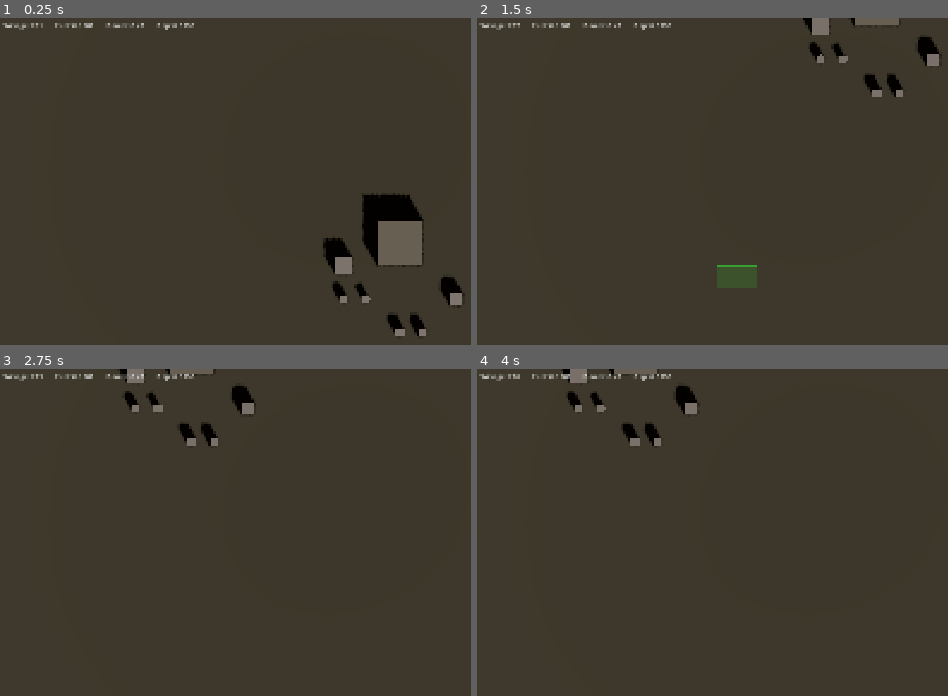
Above: before the commit, frames 1-4 (two rows, left to right).
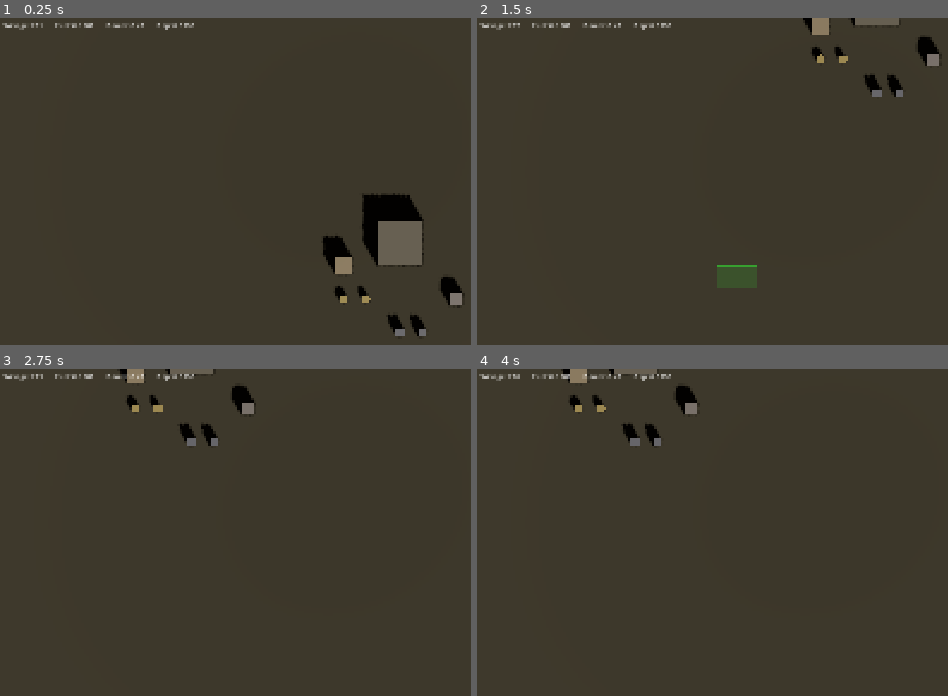
Above: after the commit, the same moments.

Repository: Alkhalim/DrossFront
Game: Godot game, scene res://scenes/test_arena.tscn
The game is run twice, just before and just after one commit, with the same random seed, the same clock (stepped at 60 frames per second) and the same inputs.
Inputs (mouse positions are in pixels of both pictures, inside the frame that each line leads up to):
- Up to frame 1 (0.25 s): no input
- Up to frame 2 (1.5 s): tap Enter at 0.5 s; move the mouse to (outside the picture) at 0.52 s; hold S (camera_pan_down) 0.53-1.25 s; click (outside the picture) at 0.67 s; drag from (717, 266) to (834, 331) at 1.27 s
- Up to frame 3 (2.75 s): move the mouse to (outside the picture) at 2.02 s; hold D (camera_pan_right) from 2.03 s (still down); click (outside the picture) at 2.17 s
- Up to frame 4 (4 s): release D (camera_pan_right) at 2.75 s; drag from (834, 682) to (637, 525) at 2.77 s; move the mouse to (outside the picture) at 3.52 s; tap Q at 3.6 s; click (outside the picture) at 3.67 s

The runs differ from the first frame. In frame 1, 0.2% of the frame differs, in the area x 68-88%, y 66-93%; in frame 2, 0.1%; in frame 3, 0.1%; in frame 4, 0.1%.
Error before the commit: Invalid access to property or key 'surface_material_override' on a base object of type 'MeshInstance3D'. (res://scripts/unit.gd:123)
Error after the commit: Invalid access to property or key 'surface_material_override' on a base object of type 'MeshInstance3D'. (res://scripts/wreck.gd:30)

Commit message:
Fix building selection and unit obstacle avoidance
Building selection:
- Fix potential parse error in building.gd (not x in y precedence)
- Fix ternary expression that may not parse in 4.6.1
- Replace footprint projection with simpler screen-distance check
- Add fallback: scan scene children if buildings group is empty
  (handles case where building.gd fails to load as typed class)
- Remove is_constructed gate on selection — allow selecting
  under-construction buildings too
- Add debug print if building script type check fails

Unit movement:
- Detect when stuck against obstacle (barely moving toward target)
- After 0.15s stuck, steer perpendicular to try to go around
- Face actual velocity direction instead of target direction

Code cleanup:
- Add public accessors get_selected_units(), get_buildable_stats()
- HUD uses public accessors instead of private member access

Co-Authored-By: Claude Opus 4.6 (1M context) <noreply@anthropic.com>

Diff:
--- a/scripts/building.gd
+++ b/scripts/building.gd
@@ -91,7 +91,7 @@
 func queue_unit(unit_stats: UnitStatResource) -> bool:
 	if not is_constructed:
 		return false
-	if not unit_stats in stats.producible_units:
+	if not (unit_stats in stats.producible_units):
 		return false
 	_build_queue.append(unit_stats)
 	return true
@@ -118,7 +118,11 @@
 	var unit: Unit = unit_scene.instantiate() as Unit
 	unit.stats = unit_stats
 
-	var spawn_pos: Vector3 = _spawn_marker.global_position if _spawn_marker else global_position
+	var spawn_pos: Vector3
+	if _spawn_marker:
+		spawn_pos = _spawn_marker.global_position
+	else:
+		spawn_pos = global_position
 	spawn_pos += Vector3(randf_range(-1.0, 1.0), 0, randf_range(-1.0, 1.0))
 
 	get_tree().current_scene.get_node("Units").add_child(unit)
--- a/scripts/hud.gd
+++ b/scripts/hud.gd
@@ -57,7 +57,7 @@
 		return
 
 	var building: Building = _selection_manager.get_selected_building()
-	var unit_count: int = _selection_manager._selected_units.size()
+	var unit_count: int = _selection_manager.get_selected_units().size()
 
 	if building and building.stats:
 		_show_building_panel(building)
@@ -133,7 +133,7 @@
 	_bottom_panel.visible = true
 	_last_selected_building = null
 
-	var units: Array[Unit] = _selection_manager._selected_units
+	var units: Array[Unit] = _selection_manager.get_selected_units()
 
 	if units.size() != _last_selected_unit_count:
 		_last_selected_unit_count = units.size()
@@ -196,7 +196,7 @@
 	if not _selection_manager:
 		return
 
-	var buildable: Array[BuildingStatResource] = _selection_manager._buildable_stats
+	var buildable: Array[BuildingStatResource] = _selection_manager.get_buildable_stats()
 	for i: int in buildable.size():
 		var bstat: BuildingStatResource = buildable[i]
 		var btn := Button.new()
@@ -207,5 +207,5 @@
 
 
 func _on_build_button(index: int) -> void:
-	if _selection_manager and index < _selection_manager._buildable_stats.size():
-		_selection_manager.start_build_placement(_selection_manager._buildable_stats[index])
+	if _selection_manager and index < _selection_manager.get_buildable_stats().size():
+		_selection_manager.start_build_placement(_selection_manager.get_buildable_stats()[index])
--- a/scripts/selection_manager.gd
+++ b/scripts/selection_manager.gd
@@ -132,7 +132,7 @@
 	else:
 		# Try selecting a building
 		var building := _find_building_at(event.position)
-		if building and building.is_constructed:
+		if building:
 			if not shift:
 				_clear_selection()
 			_select_building(building)
@@ -199,6 +199,14 @@
 		_selected_units[i].command_move(ground_pos + offset)
 
 
+func get_selected_units() -> Array[Unit]:
+	return _selected_units
+
+
+func get_buildable_stats() -> Array[BuildingStatResource]:
+	return _buildable_stats
+
+
 func _add_to_selection(unit: Unit) -> void:
 	if unit in _selected_units:
 		return
@@ -256,50 +264,53 @@
 ## --- Building Selection ---
 
 func _find_building_at(screen_pos: Vector2) -> Building:
-	## Project each building's footprint corners to screen space and check if
-	## the click falls within. No raycasts — pure screen-space math.
+	## Find a building under the click by checking screen-space distance.
+	## Uses the same unproject_position method proven to work for unit selection.
 	var nearest: Building = null
 	var nearest_dist: float = INF
 
+	# Try typed group first, fall back to checking all StaticBody3D children
 	var buildings: Array[Node] = get_tree().get_nodes_in_group("buildings")
+
+	# Fallback: if no nodes in group, scan scene children directly
+	if buildings.is_empty():
+		var scene: Node = get_tree().current_scene
+		for child: Node in scene.get_children():
+			if child.has_method("get_queue_size"):
+				buildings.append(child)
+
 	for node: Node in buildings:
-		var building: Building = node as Building
-		if not building or not building.stats:
+		# Accept any node that has the building interface
+		if not node.has_method("get_queue_size"):
 			continue
-
-		if _is_screen_pos_in_building(screen_pos, building):
-			var screen_center := _camera.unproject_position(building.global_position)
-			var dist: float = screen_pos.distance_to(screen_center)
-			if dist < nearest_dist:
-				nearest_dist = dist
-				nearest = building
+		if not ("stats" in node) or node.get("stats") == null:
+			continue
+
+		var bstats: BuildingStatResource = node.get("stats") as BuildingStatResource
+		if not bstats:
+			continue
+
+		# Project building center to screen space
+		var screen_center: Vector2 = _camera.unproject_position(node.global_position)
+
+		# Compute pixel-space radius from the building's footprint
+		var half_size: float = maxf(bstats.footprint_size.x, bstats.footprint_size.z) * 0.5
+		var screen_edge: Vector2 = _camera.unproject_position(
+			node.global_position + Vector3(half_size, 0, 0)
+		)
+		var pixel_radius: float = absf(screen_edge.x - screen_center.x) * 1.2
+
+		var dist: float = screen_pos.distance_to(screen_center)
+		if dist <= pixel_radius and dist < nearest_dist:
+			nearest_dist = dist
+			nearest = node as Building
+			# If typed cast fails, try duck-typing approach
+			if not nearest:
+				# Node has building interface but isn't typed as Building
+				# This means building.gd failed to load — flag it
+				print_debug("Building script not loaded on node: ", node.name)
 
 	return nearest
-
-
-func _is_screen_pos_in_building(screen_pos: Vector2, building: Building) -> bool:
-	## Check if a screen position falls within a building's projected footprint.
-	var half_x: float = building.stats.footprint_size.x * 0.5
-	var half_z: float = building.stats.footprint_size.z * 0.5
-	var bpos: Vector3 = building.global_position
-
-	# Project the four ground-level corners of the footprint to screen space
-	var corners: Array[Vector2] = [
-		_camera.unproject_position(bpos + Vector3(-half_x, 0, -half_z)),
-		_camera.unproject_position(bpos + Vector3(half_x, 0, -half_z)),
-		_camera.unproject_position(bpos + Vector3(half_x, 0, half_z)),
-		_camera.unproject_position(bpos + Vector3(-half_x, 0, half_z)),
-	]
-
-	# Build a screen-space bounding rect from the corners
-	var min_pt: Vector2 = corners[0]
-	var max_pt: Vector2 = corners[0]
-	for i: int in range(1, 4):
-		min_pt = Vector2(minf(min_pt.x, corners[i].x), minf(min_pt.y, corners[i].y))
-		max_pt = Vector2(maxf(max_pt.x, corners[i].x), maxf(max_pt.y, corners[i].y))
-
-	var screen_rect := Rect2(min_pt, max_pt - min_pt)
-	return screen_rect.has_point(screen_pos)
 
 
 func _select_building(building: Building) -> void:
--- a/scripts/unit.gd
+++ b/scripts/unit.gd
@@ -59,6 +59,10 @@
 	velocity = Vector3.ZERO
 
 
+var _stuck_timer: float = 0.0
+var _last_position: Vector3 = Vector3.ZERO
+
+
 func _physics_process(delta: float) -> void:
 	if move_target == Vector3.INF:
 		return
@@ -69,18 +73,34 @@
 
 	if distance < ARRIVE_THRESHOLD:
 		stop()
+		_stuck_timer = 0.0
 		arrived.emit()
 		return
 
 	var direction := to_target / distance
 	velocity = direction * _move_speed
 
+	move_and_slide()
+
+	# Detect if stuck against a wall — if barely moved, steer around
+	var moved := global_position.distance_to(_last_position)
+	if moved < _move_speed * delta * 0.1 and distance > ARRIVE_THRESHOLD * 2.0:
+		_stuck_timer += delta
+		if _stuck_timer > 0.15:
+			# Steer perpendicular to try to go around the obstacle
+			var perp := Vector3(-direction.z, 0, direction.x)
+			velocity = perp * _move_speed
+			move_and_slide()
+	else:
+		_stuck_timer = 0.0
+
+	_last_position = global_position
+
 	# Face movement direction
-	if direction.length_squared() > 0.001:
-		var look_target := global_position + direction
-		look_at(look_target, Vector3.UP)
-
-	move_and_slide()
+	var face_dir := velocity.normalized()
+	face_dir.y = 0.0
+	if face_dir.length_squared() > 0.001:
+		look_at(global_position + face_dir, Vector3.UP)
 
 
 func select() -> void:
@@ -120,7 +140,7 @@
 		cyl.bottom_radius = radius
 		cyl.height = height
 		mesh_node.mesh = cyl
-		mesh_node.surface_material_override[0] = mat
+		mesh_node.set_surface_override_material(0, mat)
 		mesh_node.position.y = height / 2.0
 
 		var col_shape := CylinderShape3D.new()
@@ -138,7 +158,7 @@
 		var box := BoxMesh.new()
 		box.size = box_size
 		mesh_node.mesh = box
-		mesh_node.surface_material_override[0] = mat
+		mesh_node.set_surface_override_material(0, mat)
 		mesh_node.position.y = box_size.y / 2.0
 
 		var col_shape := BoxShape3D.new()
